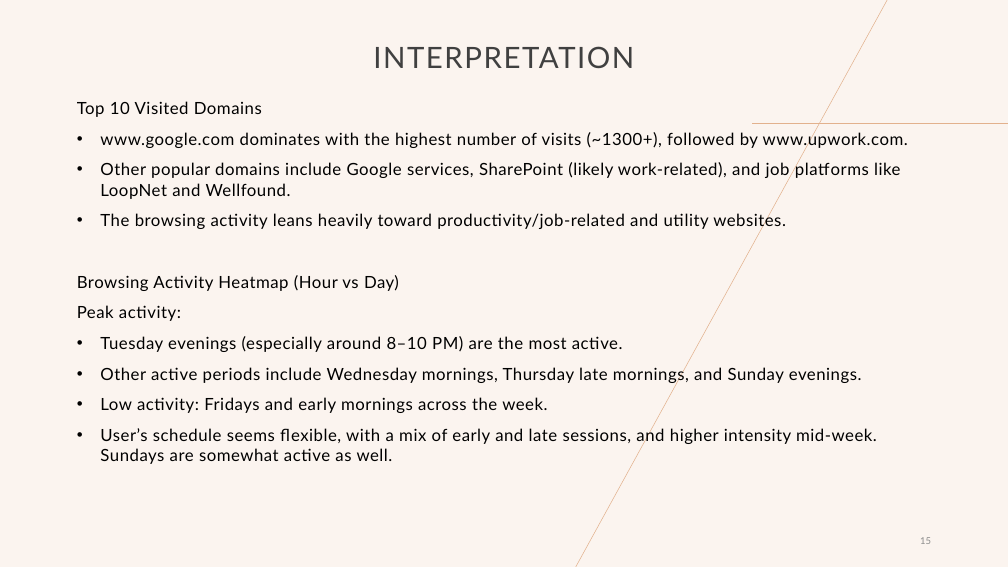
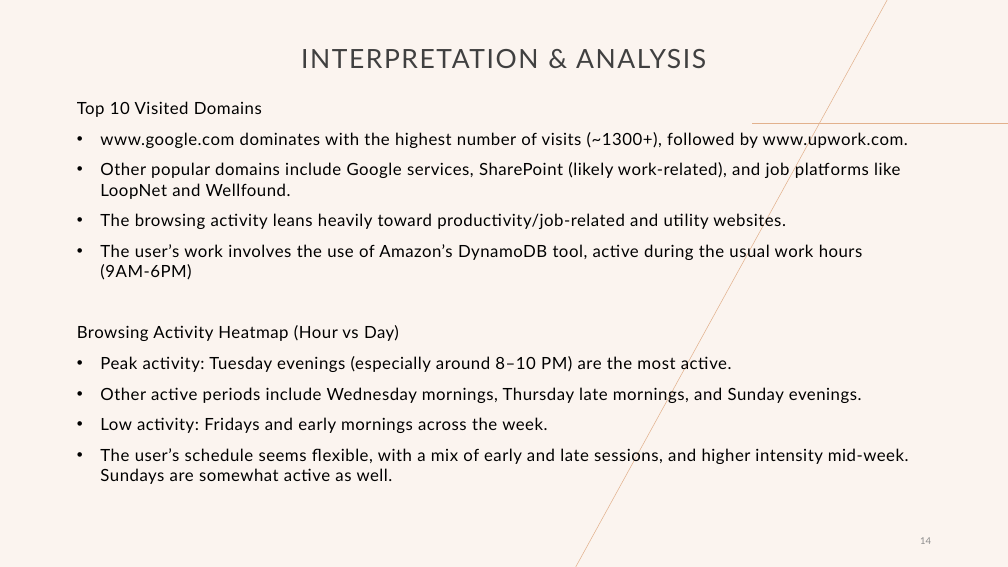
Before and after one commit to NikhilKumarBharti/Browsing-History-Analysis, a slide deck: slide 14 of ANALYSIS REPORT.pptx (slide 15 before the commit). Drawn at 1008x567 pixels with LibreOffice and Linux fonts; fonts in the diff are those of the drawing. Boxes give left, top, right and bottom in pixels: in the first picture for what was removed or moved away, otherwise in the second. Text is boxed around its words. In the diff, an @@ line names an element or a change of style, - is before the commit and + after.

```diff
--- a/ANALYSIS REPORT.pptx
+++ b/ANALYSIS REPORT.pptx
@@ title at <box>301,49,706,68</box>: text changed; size 28 to 25.2 pt @@
-INTERPRETATION
+INTERPRETATION & ANALYSIS
@@ text at <box>100,243,863,280</box>: paragraph added @@
+• The user’s work involves the use of Amazon’s DynamoDB tool, active during the usual work hours (9AM-6PM)
@@ text at <box>100,355,732,373</box>: text changed @@
-Peak activity:
-• Tuesday evenings (especially around 8–10 PM) are the most active.
+• Peak activity: Tuesday evenings (especially around 8–10 PM) are the most active.
@@ text at <box>100,447,909,484</box>: text changed @@
-• User’s schedule seems flexible, with a mix of early and late sessions, and higher intensity mid-week. Sundays are somewhat active as well.
+• The user’s schedule seems flexible, with a mix of early and late sessions, and higher intensity mid-week. Sundays are somewhat active as well.
@@ page number at <box>920,537,931,544</box>: text changed @@
-15
+14
```
Also in this commit, not shown: 4 other slides changed, 1 slide removed, 1 other file.
